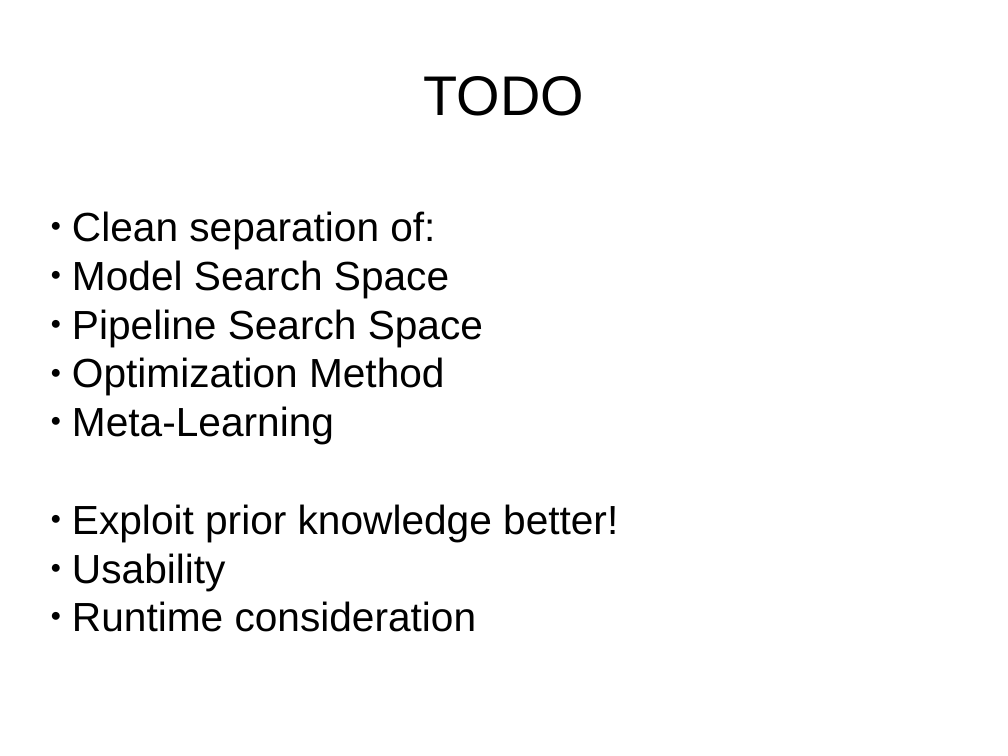
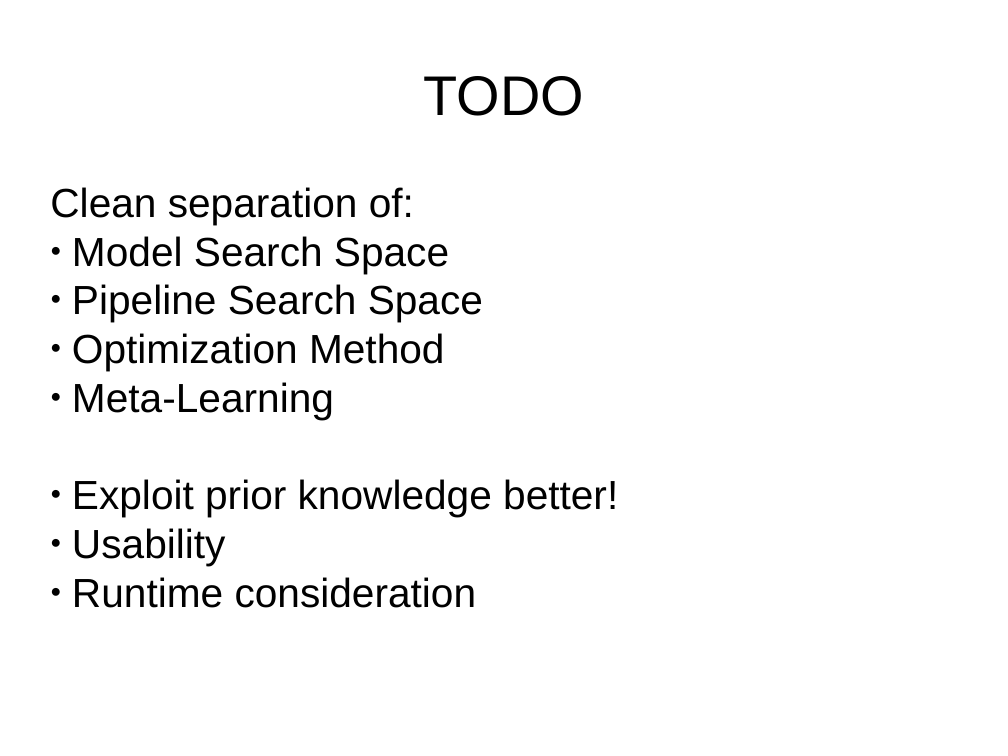
Before and after one commit to amueller/talks_odt, a slide deck: slide 37 of automating_machine_learning_scipy2016.odp. Drawn at 1008x756 pixels with LibreOffice and Linux fonts; fonts in the diff are those of the drawing. Boxes give left, top, right and bottom in pixels: in the first picture for what was removed or moved away, otherwise in the second. Text is boxed around its words. In the diff, an @@ line names an element or a change of style, - is before the commit and + after.

```diff
--- a/automating_machine_learning_scipy2016.odp
+++ b/automating_machine_learning_scipy2016.odp
@@ subtitle at (x1=50, y1=187, x2=414, y2=224): bullet ● to none @@
```
Also in this commit, not shown: 10 other slides changed, 2 slides added, 2 slides removed, 1 other file.
